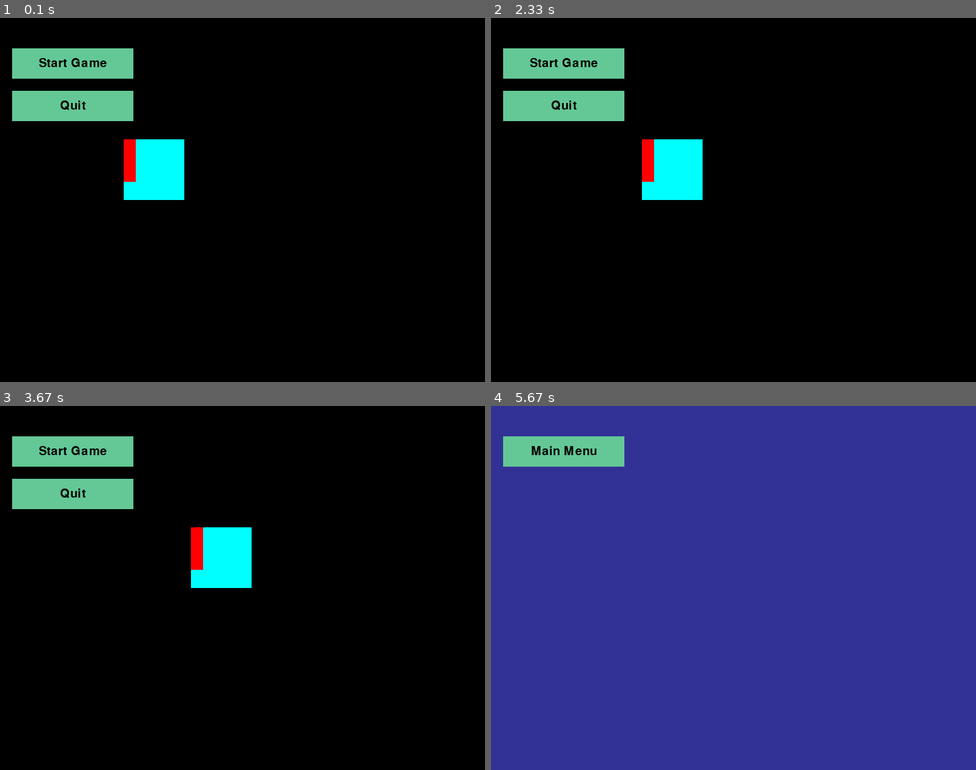
Above: before the commit, frames 1-4 (two rows, left to right).
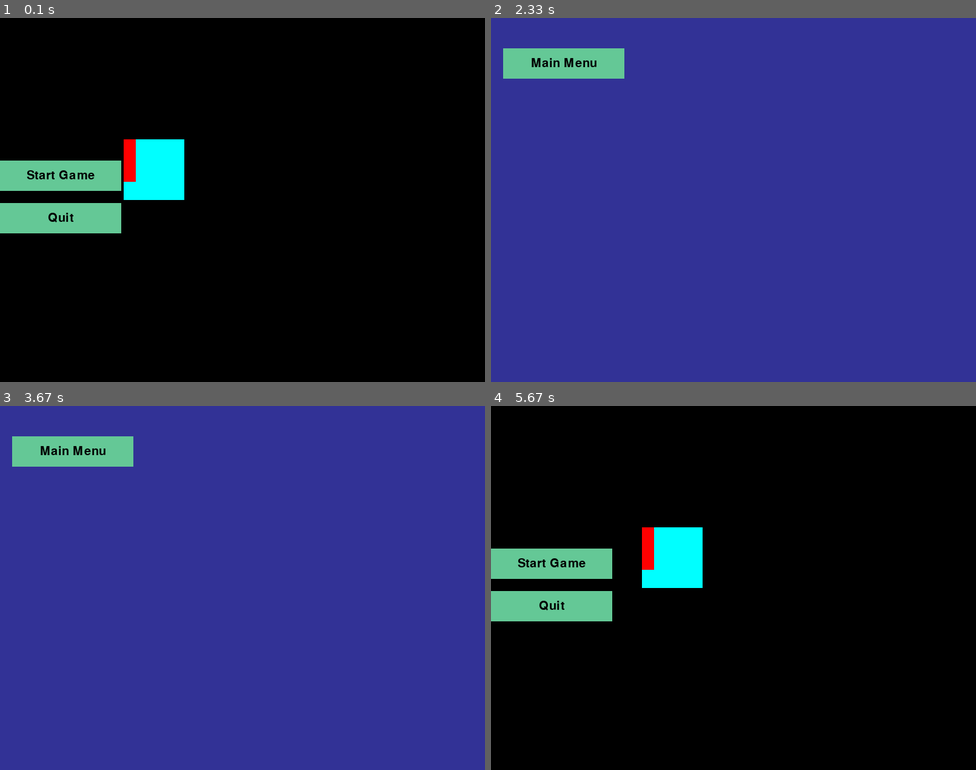
Above: after the commit, the same moments.

Repository: VincentPauley/pygame-hot-rope
Game: pygame game, started from src/main.py
Same seed, same stepped clock (60 frames per second), same inputs: the game is played once before the commit and once after it.
Inputs (mouse positions are in pixels of both pictures, inside the frame that each line leads up to):
- Up to frame 1 (0.1 s): no input
- Up to frame 2 (2.33 s): click "Start Game" at 0.38 s; click (607, 65) at 1.72 s; click (558, 189) at 2.05 s
- Up to frame 3 (3.67 s): no input
- Up to frame 4 (5.67 s): click (588, 464) at 5.38 s

The runs differ from the first frame. In frame 1, 8.0% of the frame differs, in the area x 0-28%, y 8-60%; in frame 2, 98%; in frame 3, 98%; in frame 4, 100%, in the area x 0-100%, y 0-100%.

Commit message:
feat: button group helper function

Diff:
--- a/src/main.py
+++ b/src/main.py
@@ -13,7 +13,57 @@
 screen = pygame.display.set_mode((SCREEN_WIDTH, SCREEN_HEIGHT))
 pygame.display.set_caption(config["window"]["caption"])
 
+
+# button group configuration.
+# maybe this becomes a class, but should let you pick container size along with strd opts
+def define_button_group(
+    container_dimensions=(0, 0), orientation="vertical", button_height=60, buttons=[]
+):
+    # orientation "vertical" | "horizontal"
+    # inner_margin: "int" (separate buttons buy)
+    # buttons
+
+    group_entities = []
+
+    container_width = container_dimensions[0]
+    container_height = container_dimensions[1]
+
+    inner_margin = 10
+
+    gutter_count = len(buttons) - 1
+
+    group_height = len(buttons) * button_height + gutter_count * inner_margin
+
+    container_y = (container_height - group_height) / 2
+
+    for index, button in enumerate(buttons):
+        button_y = container_y + index * (button_height + inner_margin)
+        button_x = 0  # < TODO: center to container
+        group_entities.append(
+            Button(button["text"], button["onclick"], (button_x, button_y))
+        )
+
+    return group_entities
+
+
 clock = pygame.time.Clock()
+
+
+def handle_quit():
+    print("main.py handle quit")
+    scene_manager.running = False
+    pygame.quit()
+
+
+main_menu_buttons = define_button_group(
+    (SCREEN_WIDTH, SCREEN_HEIGHT),
+    "vertical",
+    60,
+    [
+        {"text": "Start Game", "onclick": lambda: scene_manager.change_scene("game")},
+        {"text": "Quit", "onclick": handle_quit},
+    ],
+)
 
 
 class SceneManager:
@@ -50,12 +100,6 @@
             # TODO: more generic error handling from here
 
 
-def handle_quit():
-    print("main.py handle quit")
-    scene_manager.running = False
-    pygame.quit()
-
-
 # last key piece is to be able to pass in the content of a scene and have it all
 # rendered by the same loop - start with the button
 
@@ -66,10 +110,10 @@
     entities = []
 
     def __init__(self):
-        self.entities.append(
-            Button("Start Game", lambda: scene_manager.change_scene("game"), (20, 50))
-        )
-        self.entities.append(Button("Quit", handle_quit, (20, 120)))
+        # main_menu_buttons
+        for entity in main_menu_buttons:
+            self.entities.append(entity)
+
         self.entities.append(Rectangle(100, 100, (0, 255, 255)))
         self.entities.append(Rectangle(20, 70))
 
